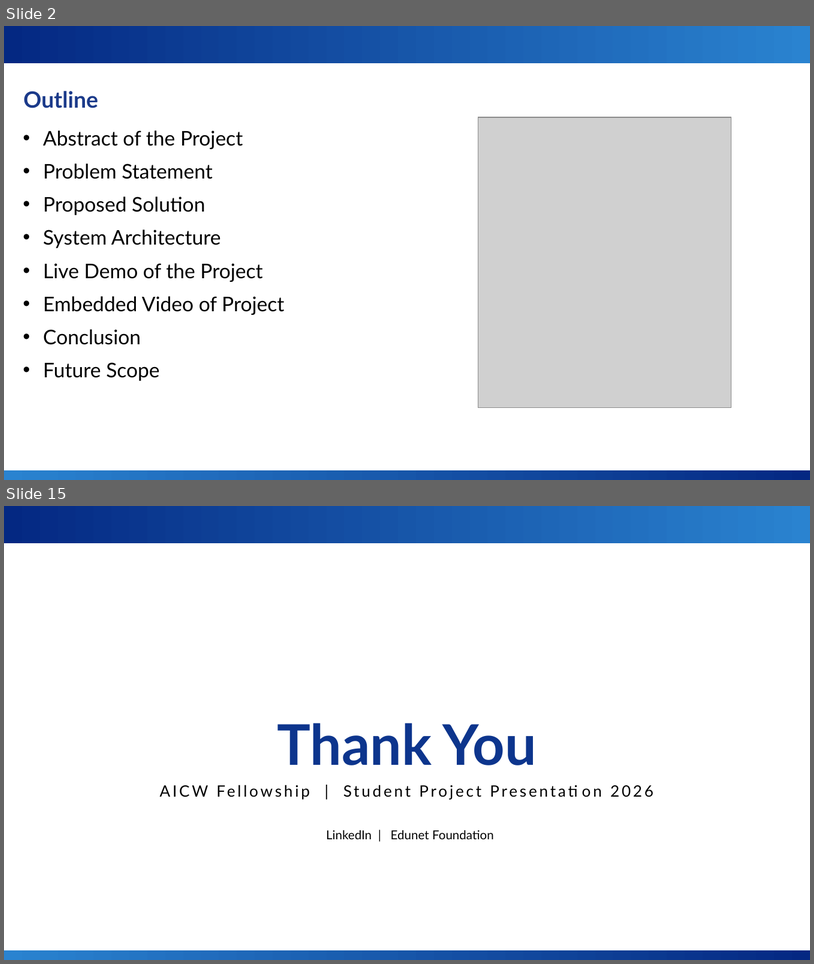
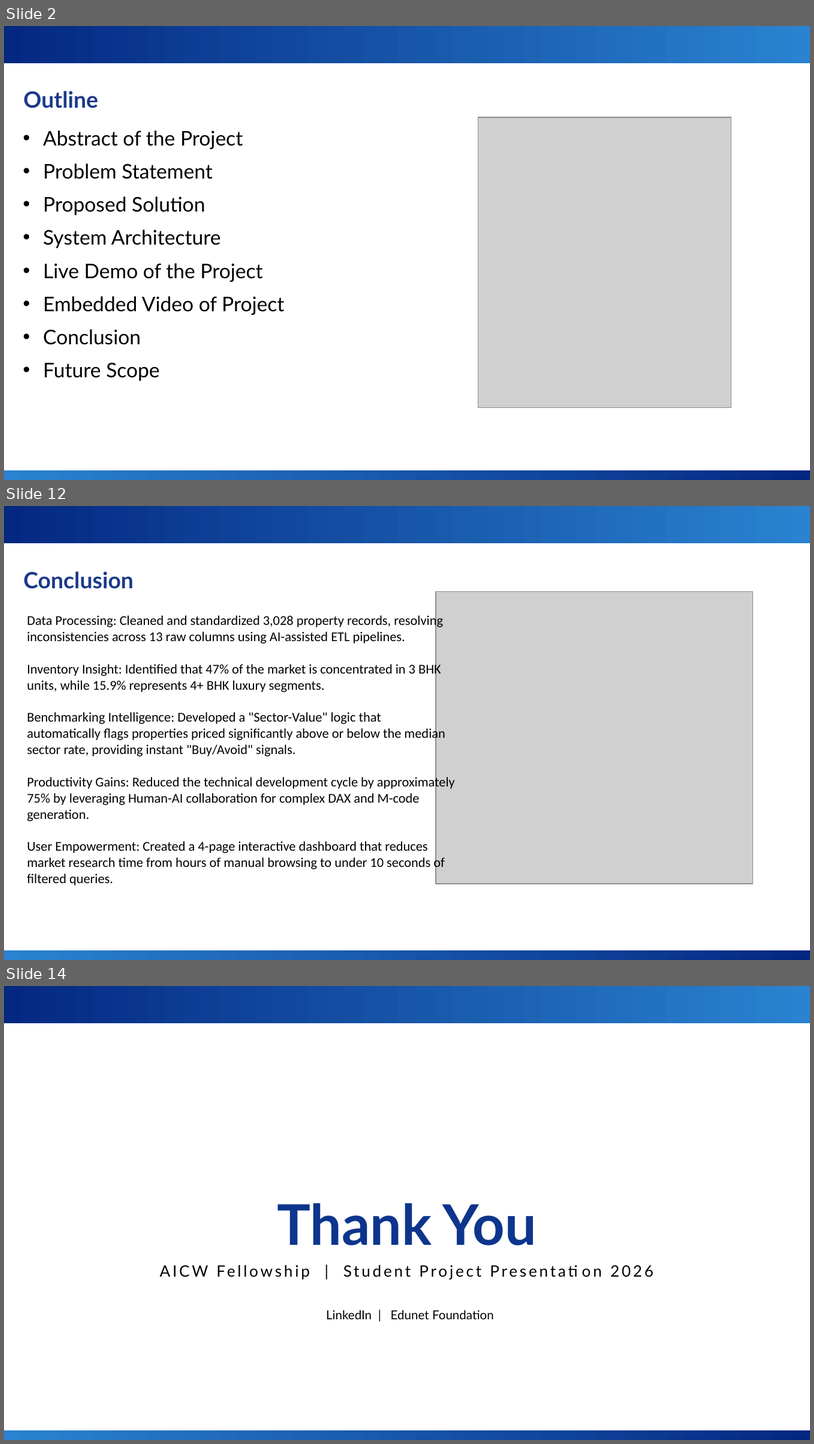
Before and after one commit to PrassiddhiSachdeva/Real-estate-Gurgaon-Power-BI-Dashboard, a slide deck: Gurgaon_RealEstate_Presentation.pptx. Shown one above the other, each under a label of ours: slides 2 and 15 before the commit, slides 2, 12 and 14 after it; the slides between them are not shown. The pictures are 814x964 and 814x1444 pixels, drawn with LibreOffice and Linux fonts; fonts in the diff are those of the drawing; grey boxes stand for pictures; background and template pictures are left out. Boxes give left, top, right and bottom in pixels: in the first picture for what was removed or moved away, otherwise in the second. Text is boxed around its words. In the diff, an @@ line names an element or a change of style, - is before the commit and + after.

```diff
--- a/Gurgaon_RealEstate_Presentation.pptx
+++ b/Gurgaon_RealEstate_Presentation.pptx
@@ slide 12 added at <box>4,506,810,960</box>, background #FFFFFF; not listed: 2 template elements that a slide beside it also shows @@
@@ text added at <box>23,571,134,589</box>, 20 pt, text #1B3A8A, bold @@
+Conclusion
@@ picture added at <box>436,591,753,883</box> @@
@@ text added at <box>27,613,455,885</box>, 12 pt, text #000000 @@
+Data Processing: Cleaned and standardized 3,028 property records, resolving inconsistencies across 13 raw columns using AI-assisted ETL pipelines.
+Inventory Insight: Identified that 47% of the market is concentrated in 3 BHK units, while 15.9% represents 4+ BHK luxury segments.
+Benchmarking Intelligence: Developed a "Sector-Value" logic that automatically flags properties priced significantly above or below the median sector rate, providing instant "Buy/Avoid" signals.
+Productivity Gains: Reduced the technical development cycle by approximately 75% by leveraging Human-AI collaboration for complex DAX and M-code generation.
+User Empowerment: Created a 4-page interactive dashboard that reduces market research time from hours of manual browsing to under 10 seconds of filtered queries.
@@ what was slide 15 is now slide 14 @@
```
Also in this commit, not shown: 7 slides changed, 3 other slides added, 5 slides removed, 5 other files.
